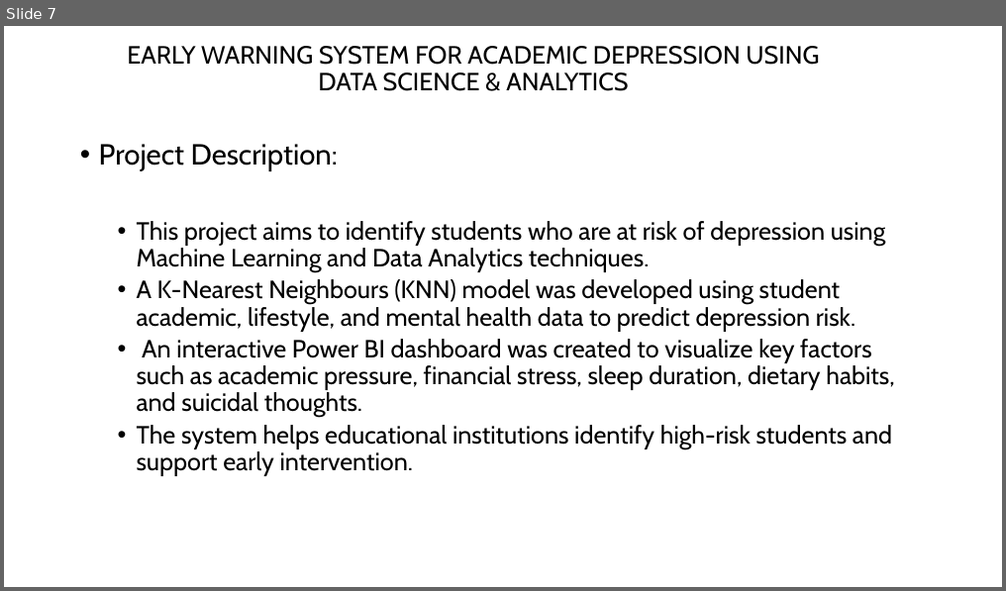
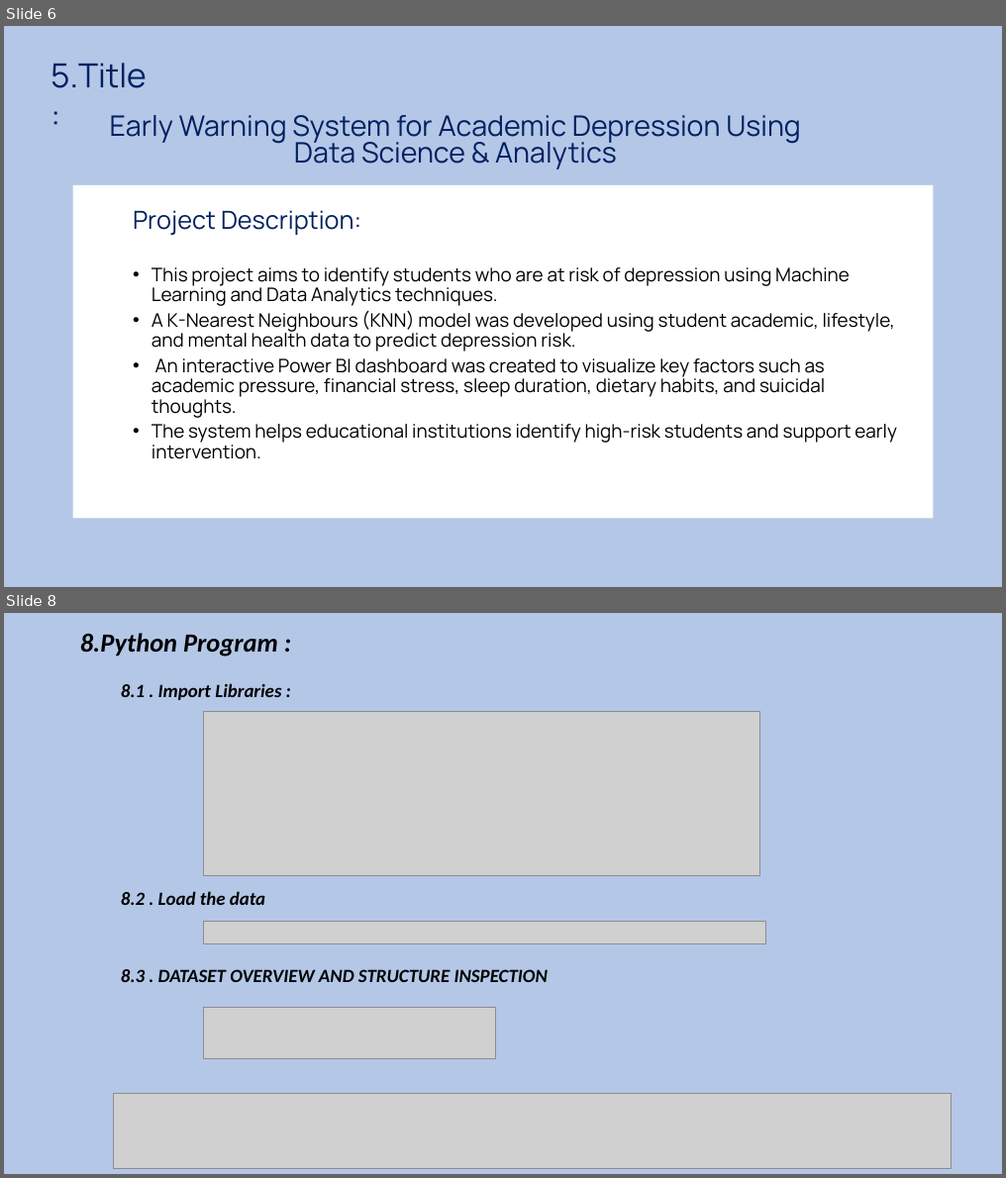
Before and after one commit to mathavan55/Early-Warning-System-for-Academic-Depression, a slide deck: Early Warning System for Academic Depression.pptx. Shown one above the other, each under a label of ours: slide 7 before the commit, slides 6 and 8 after it; the slides between them are not shown. The pictures are 1006x591 and 1006x1178 pixels, drawn with LibreOffice and Linux fonts; fonts in the diff are those of the drawing; grey boxes stand for pictures. Boxes give left, top, right and bottom in pixels: in the first picture for what was removed or moved away, otherwise in the second. Text is boxed around its words. In the diff, an @@ line names an element or a change of style, - is before the commit and + after.

```diff
--- a/Early Warning System for Academic Depression.pptx
+++ b/Early Warning System for Academic Depression.pptx
@@ slide 8 added at <box>4,613,1002,1174</box>, background #B4C7E7 @@
@@ title added at <box>80,633,278,657</box>, 25.2 pt, text #000000, bold, italic @@
+8.Python Program :
@@ text added at <box>121,683,281,700</box>, 18 pt, text #000000, bold, italic @@
+8.1 . Import Libraries :
@@ picture added at <box>203,711,760,875</box> @@
@@ text added at <box>121,891,265,905</box>, 18 pt, text #000000, bold, italic @@
+8.2 . Load the data
@@ picture added at <box>203,921,766,944</box> @@
@@ text added at <box>121,969,548,982</box>, 18 pt, text #000000, bold, italic @@
+8.3 . DATASET OVERVIEW AND STRUCTURE INSPECTION
@@ picture added at <box>203,1008,496,1059</box> @@
@@ picture added at <box>113,1093,950,1169</box> @@
@@ what was slide 7 is now slide 6 @@
@@ slide 6 changed as well @@
@@ background #FFFFFF to #B4C7E7 @@
@@ text added at <box>51,63,147,88</box>, 32 pt, text #002060 @@
+5.Title:
@@ text at <box>110,115,801,170</box>: text changed; size 24 to 27.2 pt; font Cabin to Manrope; text colour #000000 to #002060 @@
-EARLY WARNING SYSTEM FOR ACADEMIC DEPRESSION USING DATA SCIENCE & ANALYTICS
+Early Warning System for Academic Depression Using Data Science & Analytics
@@ text "Project Description:": place and size @@
-text "Project Description:" at <box>99,144,894,476</box>
+text "Project Description:" at <box>73,185,933,519</box>
@@ text "Project Description:" at <box>73,185,933,519</box>: size 28 to 24 pt, text colour #000000 to #002060 in "Project Description:"; font Cabin to Manrope, size 24 to 18 pt; bullet • to none; list level 1 to 2 in "Project Description:"; fill none to #FFFFFF @@
```
Also in this commit, not shown: 9 other slides changed, 5 other slides added, 4 slides removed.
